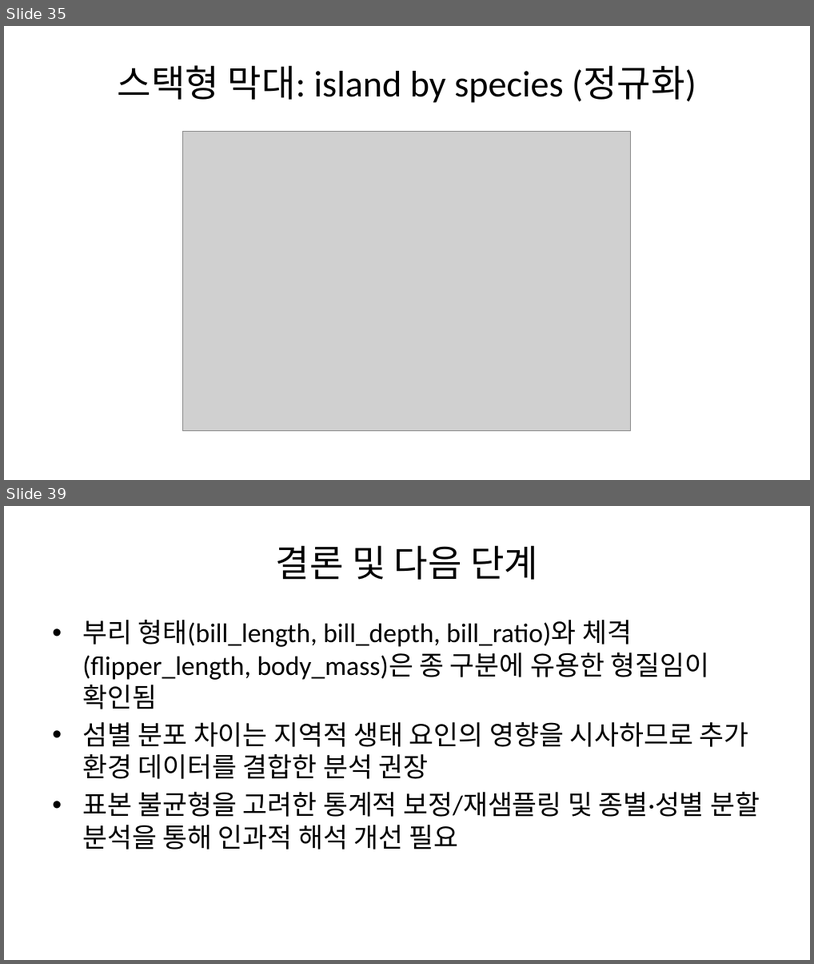
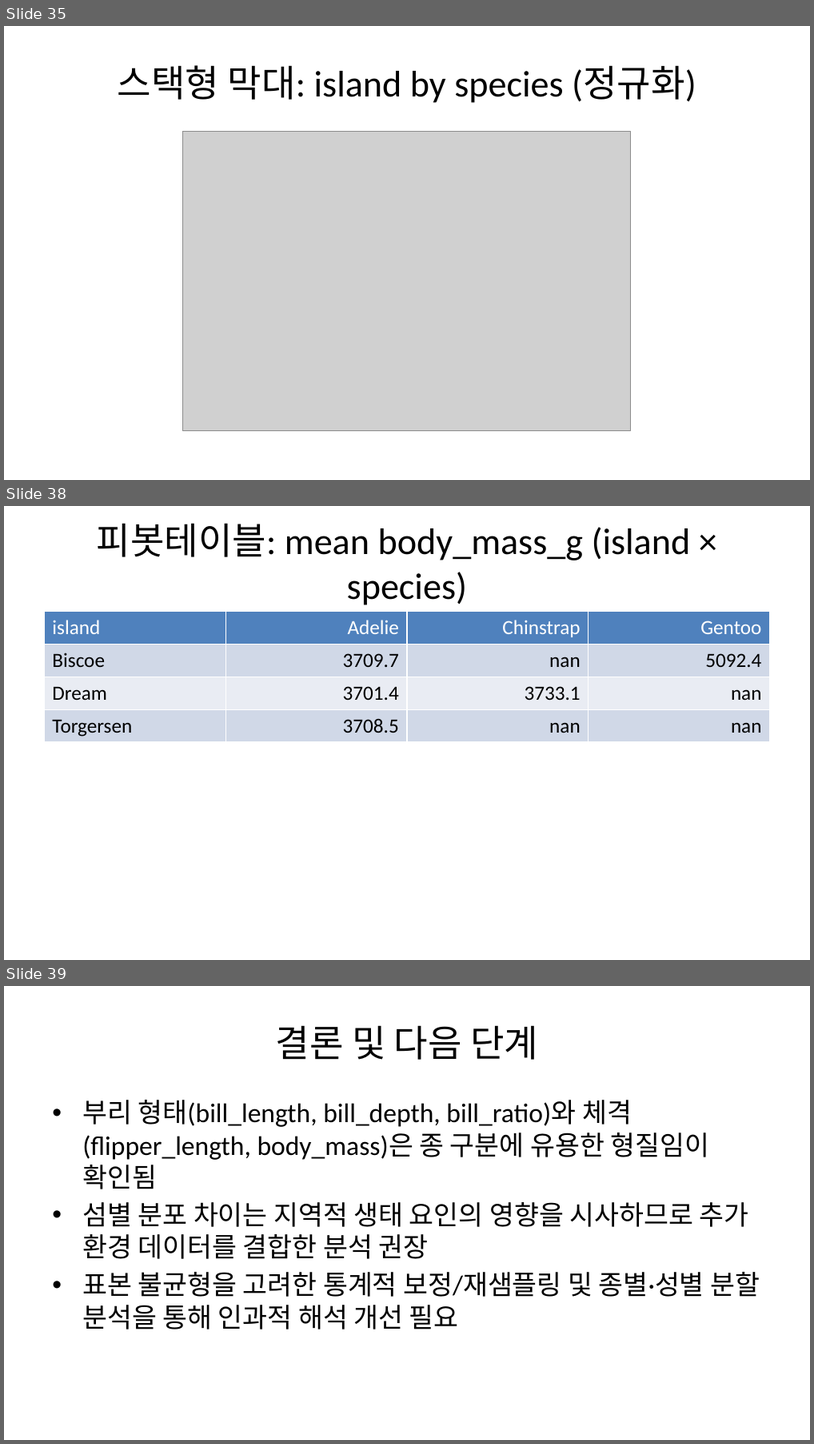
Before and after one commit to kimjuheyeon/icb_slide, a slide deck: penguins_slides.pptx. Shown one above the other, each under a label of ours: slides 35 and 39 before the commit, slides 35, 38 and 39 after it; the slides between them are not shown. The pictures are 814x964 and 814x1444 pixels, drawn with LibreOffice and Linux fonts; fonts in the diff are those of the drawing; grey boxes stand for pictures. Boxes give left, top, right and bottom in pixels: in the first picture for what was removed or moved away, otherwise in the second. Text is boxed around its words. In the diff, an @@ line names an element or a change of style, - is before the commit and + after.

```diff
--- a/penguins_slides.pptx
+++ b/penguins_slides.pptx
@@ slide 38 added at (4,506,810,960), background #FFFFFF @@
@@ title added at (97,523,691,605), 33 pt, text #000000 @@
+피봇테이블: mean body_mass_g (island × species)
@@ table added at (44,612,770,911), 4 rows, 4 columns @@
+island | Adelie | Chinstrap | Gentoo
+Biscoe | 3709.7 | nan | 5092.4
+Dream | 3701.4 | 3733.1 | nan
+Torgersen | 3708.5 | nan | nan
```
Also in this commit, not shown: 16 slides changed, 1 other slide added, 3 slides removed, 1 other file.
